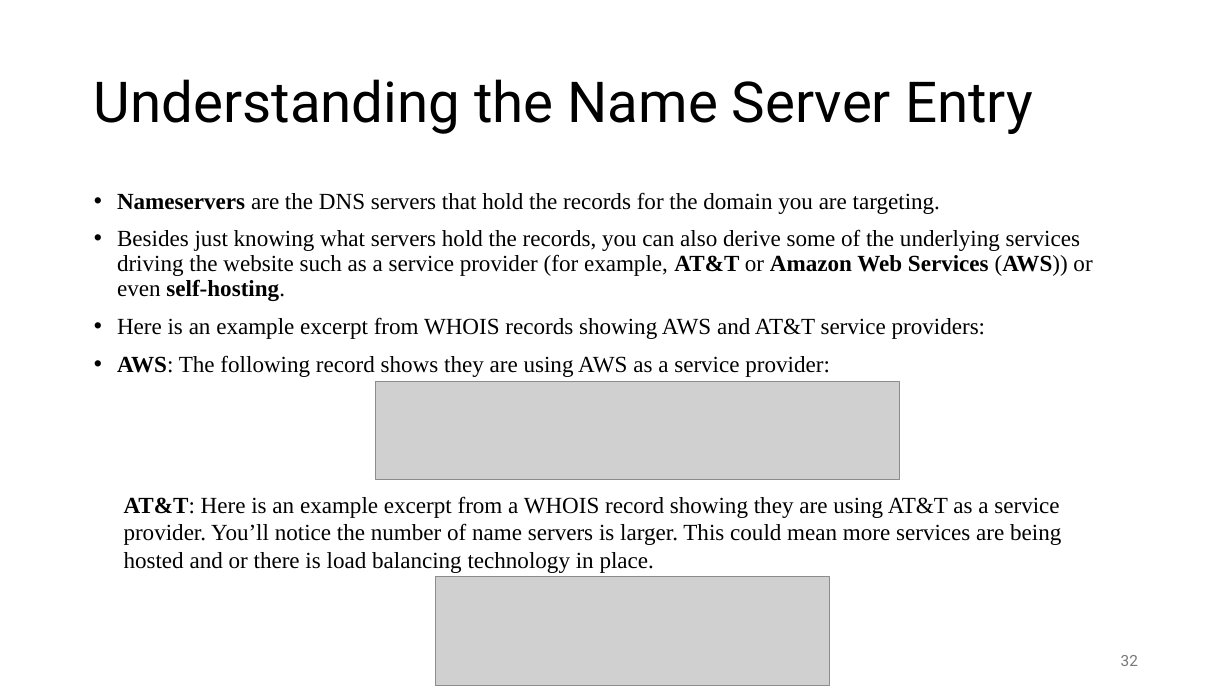
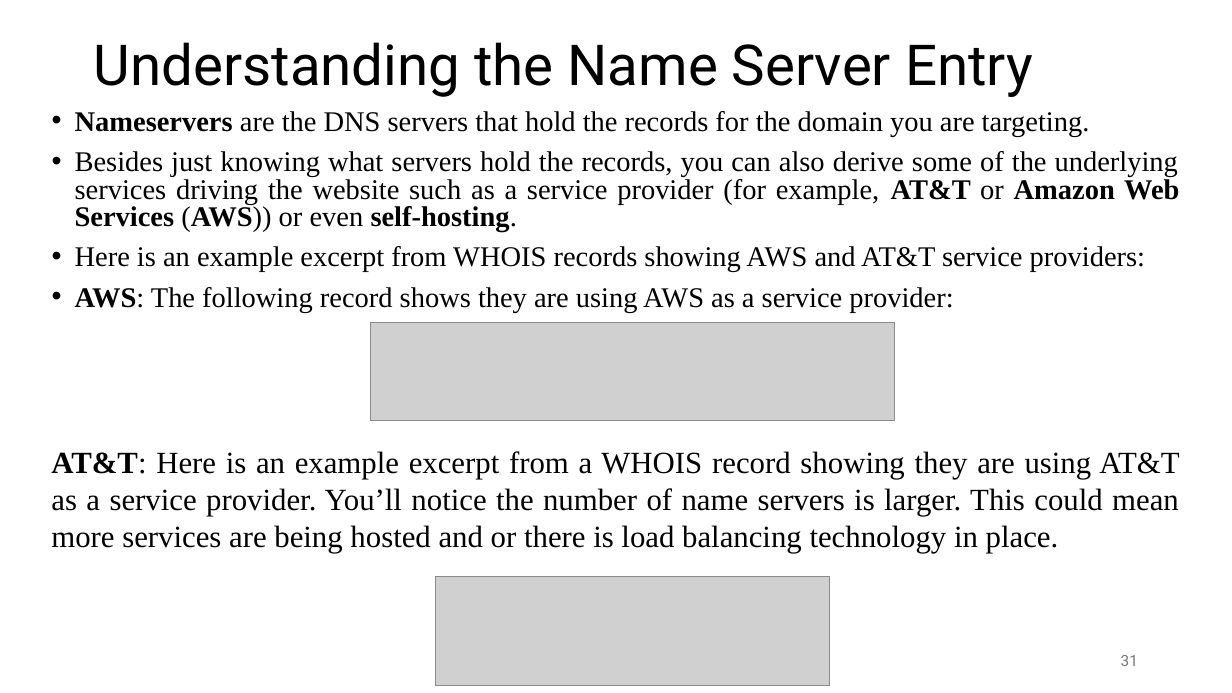
Before and after one commit to shakiliitju/M.Sc-in-ICT, a slide deck: slide 31 of Semester 2/Applied Cyber Security/Lecture/L3.pptx (slide 32 before the commit). Drawn at 1232x693 pixels with LibreOffice and Linux fonts; fonts in the diff are those of the drawing; grey boxes stand for pictures. Boxes give left, top, right and bottom in pixels: in the first picture for what was removed or moved away, otherwise in the second. Text is boxed around its words. In the diff, an @@ line names an element or a change of style, - is before the commit and + after.

```diff
--- a/Semester 2/Applied Cyber Security/Lecture/L3.pptx
+++ b/Semester 2/Applied Cyber Security/Lecture/L3.pptx
@@ title "Understanding the Name Server Entry": place and size @@
-title "Understanding the Name Server Entry" at [94, 79, 1033, 134]
+title "Understanding the Name Server Entry" at [94, 42, 1033, 97]
@@ text "Nameservers are the DNS servers ...": place and size @@
-text "Nameservers are the DNS servers ..." at [117, 192, 1092, 377]
+text "Nameservers are the DNS servers ..." at [75, 111, 1179, 313]
@@ text "Nameservers are the DNS servers ..." at [75, 111, 1179, 313]: size 18 to 22.2 pt; alignment left to justified; line spacing 0.9 to 0.8 @@
@@ picture: place and size @@
-picture at [376, 381, 900, 479]
+picture at [371, 323, 895, 421]
@@ text "AT&T: Here is an example ...": place and size @@
-text "AT&T: Here is an example ..." at [124, 496, 1061, 573]
+text "AT&T: Here is an example ..." at [51, 451, 1179, 553]
@@ text "AT&T: Here is an example ..." at [51, 451, 1179, 553]: size 18 to 24 pt; alignment left to justified @@
@@ page number at [1121, 655, 1138, 666]: text changed @@
-32
+31
```
Also in this commit, not shown: 41 other slides changed, 2 slides removed.
